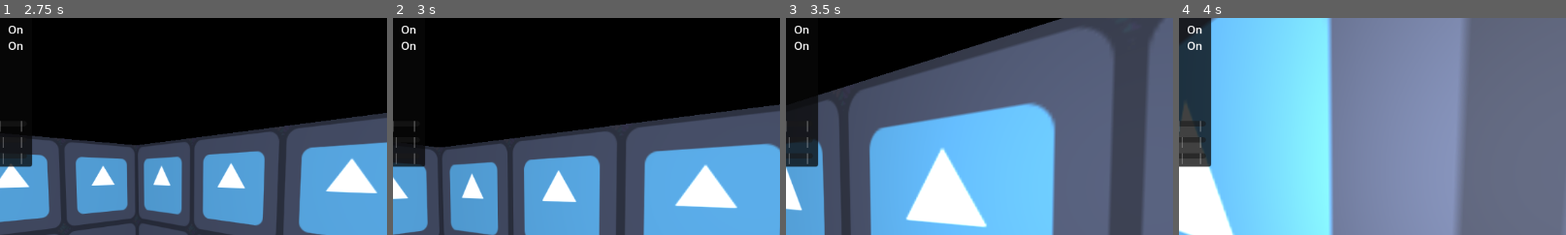
Above: before the commit, frames 1-4 (left to right).
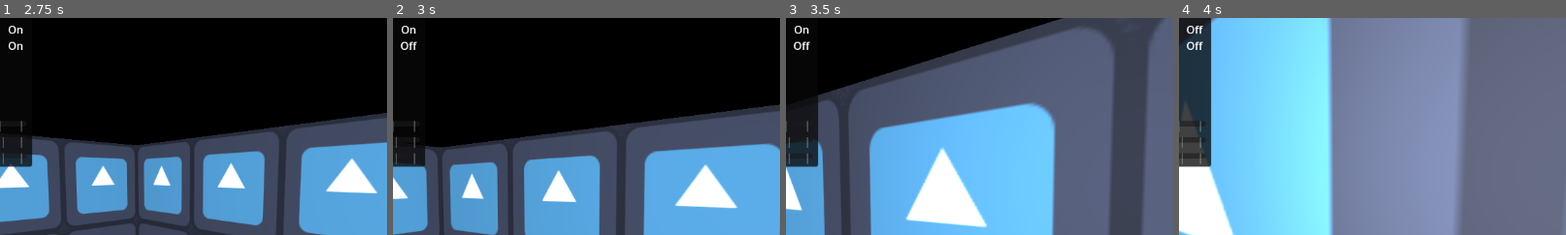
Above: after the commit, the same moments.

Repository: brantagames/noise-shader
Game: Godot game, scene res://main.tscn
Same seed, same stepped clock (60 frames per second), same inputs: the game is played once before the commit and once after it. The engine's default icon, where the game draws it, is replaced by a stand-in: a white triangle on a blue panel in a dark square.
Inputs (mouse positions are % of the whole screen's width and height, from its top left):
- Up to frame 1 (2.75 s): click "Sliding Noise" at 0.5 s; tap Enter at 1.25 s; move the mouse to (72, 45) at 1.27 s; hold D (move_right) 1.28-2.03 s; hold X (func_clear_noise) 1.28-2.03 s; click (72, 45) at 1.42 s; move the mouse to (45, 50) at 2.02 s; hold W (move_up) from 2.03 s (still down); tap R (func_randomize_noise) at 2.1 s
- Up to frame 2 (3 s): keep holding W (move_up); move the mouse to (52, 48) at 2.77 s; hold N (toggle_auto_noise) from 2.78 s (still down)
- Up to frame 3 (3.5 s): keep holding W (move_up); keep holding N (toggle_auto_noise)
- Up to frame 4 (4 s): keep holding W (move_up); move the mouse to (49, 52) at 3.52 s; release N (toggle_auto_noise) at 3.53 s; tap Space (toggle_effect) at 3.6 s
The pictures show only the part of the screen within x 28-78%, y 8-58%; the shares and areas given below are measured in that part.

Frame 1 is identical in both runs. In frame 2, 0.1% of the frame differs, in the area x 2-7%, y 10-15%; in frame 3, 0.1%; in frame 4, 0.2%, in the area x 2-7%, y 3-15%.
Error before the commit: Invalid assignment of property or key 'text' with value of type 'String' on a base object of type 'null instance'. (res://demo/ui.gd:75)

Commit message:
fix capitalization errors

Diff:
--- a/demo/ui.gd
+++ b/demo/ui.gd
@@ -57,7 +57,7 @@
 	_is_effect_on = not _is_effect_on
 
 	var text: String = "On" if _is_effect_on else "Off"
-	%cycleEffectStatus.text = text
+	%CycleEffectStatus.text = text
 	%SlideEffectStatus.text = text
 
 	for effect: CompositorEffect in _compositor_effects:
@@ -72,7 +72,7 @@
 	_cycle_noise_effect.randomize_noise_on_resize = _randomize_noise_on_resize
 	_slide_noise_effect.randomize_noise_on_resize = _randomize_noise_on_resize
 
-	%cycleAutoNoiseStatus.text = text
+	%CycleAutoNoiseStatus.text = text
 	%SlideAutoNoiseStatus.text = text
 
 
